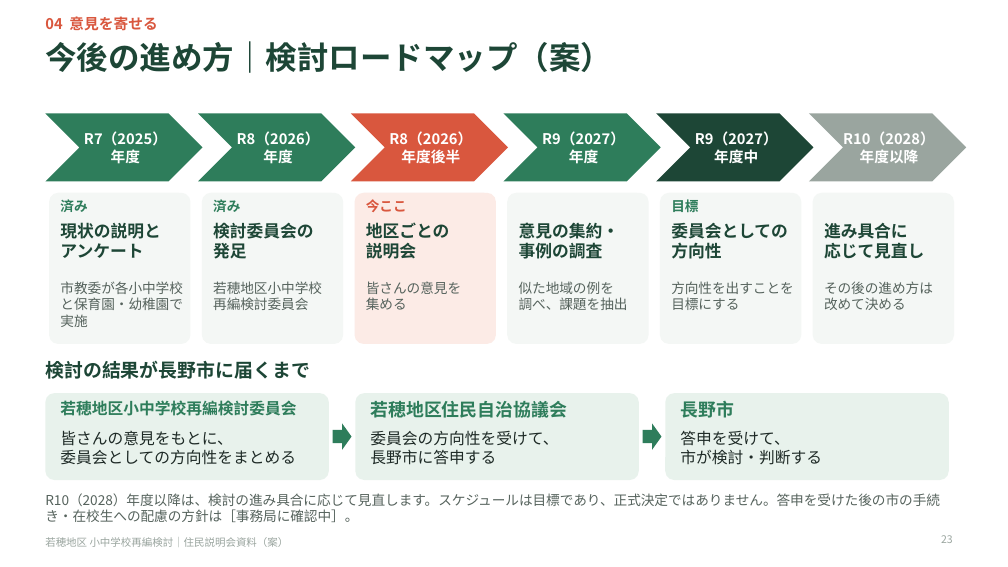
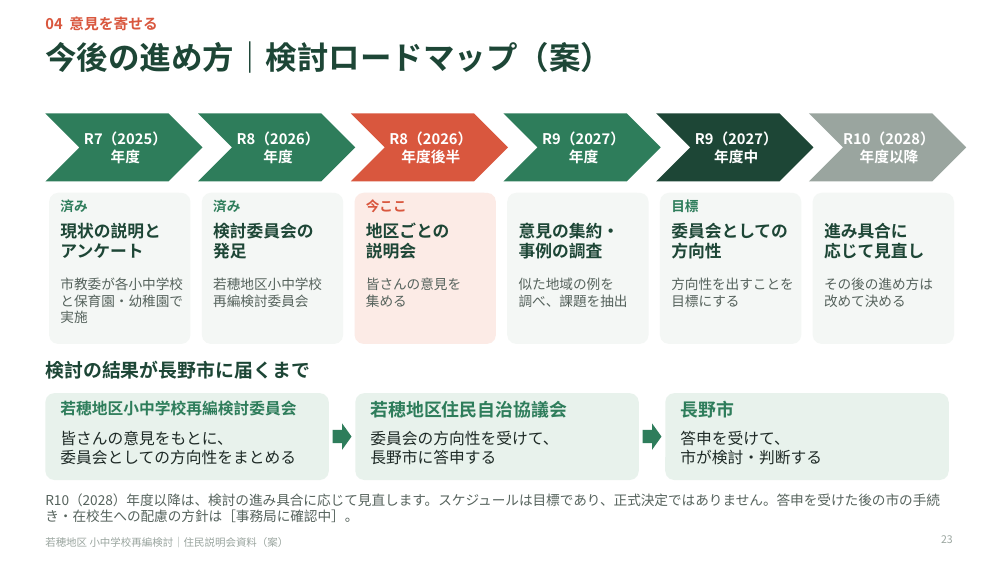
Before and after one commit to Masaki12008/GS, a slide deck: slide 23 of output/若穂地区_住民説明会資料_配布用短縮版.pptx. Drawn at 1008x567 pixels with LibreOffice and Linux fonts; fonts in the diff are those of the drawing. Boxes give left, top, right and bottom in pixels: in the first picture for what was removed or moved away, otherwise in the second. Text is boxed around its words. In the diff, an @@ line names an element or a change of style, - is before the commit and + after.

```diff
--- a/output/若穂地区_住民説明会資料_配布用短縮版.pptx
+++ b/output/若穂地区_住民説明会資料_配布用短縮版.pptx
@@ text "市教委が各小中学校": place and size @@
-text "市教委が各小中学校" at <box>60,281,183,327</box>
+text "市教委が各小中学校" at <box>60,277,183,323</box>
@@ text "若穂地区小中学校": place and size @@
-text "若穂地区小中学校" at <box>213,281,322,310</box>
+text "若穂地区小中学校" at <box>213,277,322,307</box>
@@ text "皆さんの意見を": place and size @@
-text "皆さんの意見を" at <box>366,281,461,310</box>
+text "皆さんの意見を" at <box>366,277,461,307</box>
@@ text "似た地域の例を": place and size @@
-text "似た地域の例を" at <box>519,281,628,310</box>
+text "似た地域の例を" at <box>519,277,628,307</box>
@@ text "方向性を出すことを": place and size @@
-text "方向性を出すことを" at <box>671,281,794,310</box>
+text "方向性を出すことを" at <box>671,277,794,307</box>
@@ text "その後の進め方は": place and size @@
-text "その後の進め方は" at <box>824,281,933,310</box>
+text "その後の進め方は" at <box>824,277,933,307</box>
```
Also in this commit, not shown: 25 other slides changed, 10 other files.
